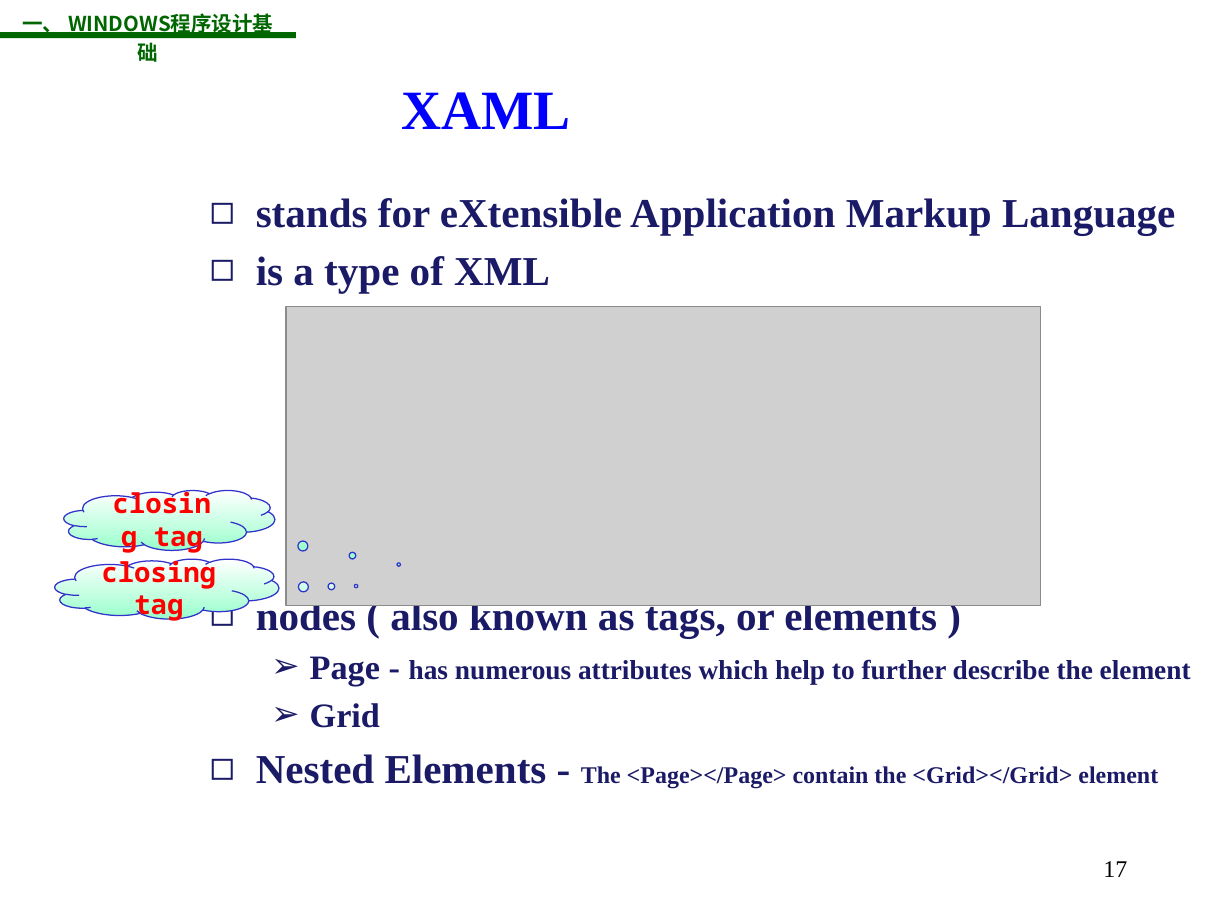
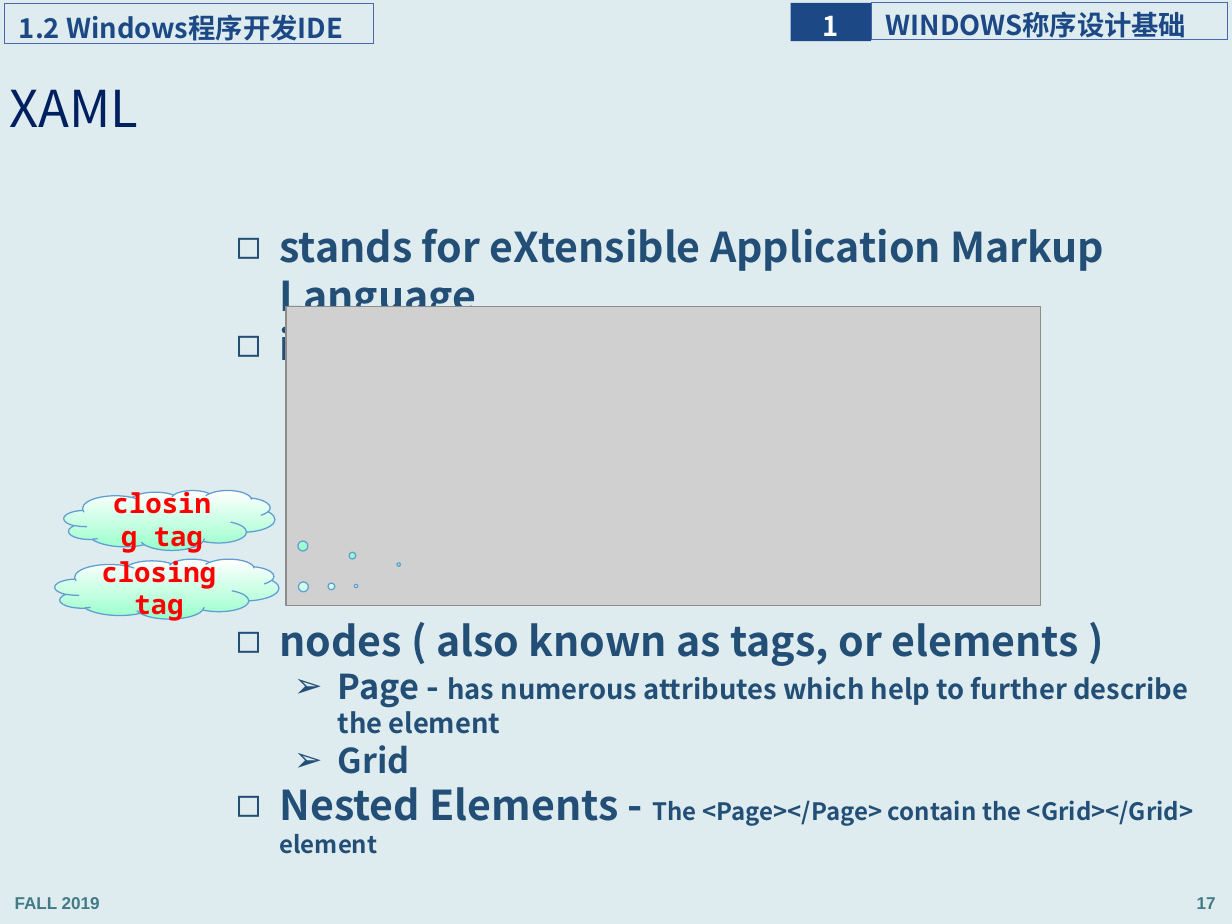
Before and after one commit to jichenghu/ppt_programmingWindows, a slide deck: slide 17 of programmingWindows_1.pptx. Drawn at 1232x924 pixels with LibreOffice and Linux fonts; fonts in the diff are those of the drawing; grey boxes stand for pictures; background and template pictures are left out. Boxes give left, top, right and bottom in pixels: in the first picture for what was removed or moved away, otherwise in the second. Text is boxed around its words. In the diff, an @@ line names an element or a change of style, - is before the commit and + after.

```diff
--- a/programmingWindows_1.pptx
+++ b/programmingWindows_1.pptx
@@ background picture (left out) to #DEECEF @@
@@ rectangle added at bbox=[5, 4, 375, 43], outline #4A66AC 0.75 pt, 16 pt, text #1C4885, bold @@
+1.2 Windows程序开发IDE
@@ text removed at bbox=[22, 21, 63, 37] @@
-一、 WINDOWS程序设计基础
@@ rectangle added at bbox=[791, 2, 871, 41], fill #1C4885, 16 pt, text #FFFFFF, bold @@
+1
@@ rectangle added at bbox=[871, 2, 1227, 39], outline #4A66AC 0.75 pt, 16 pt, text #1C4885, bold @@
+WINDOWS称序设计基础
@@ line removed from (0, 34) to (296, 34) @@
@@ title "XAML": place and size @@
-title "XAML" at bbox=[402, 92, 571, 129]
+title "XAML" at bbox=[9, 89, 138, 127]
@@ title "XAML" at bbox=[9, 89, 138, 127]: size 32.4 to 29.7 pt, font Times New Roman to Noto Sans CJK SC, text colour #0000FF to #002060, bold off; alignment centre to left; line spacing 1 to 0.9 @@
@@ text "stands for eXtensible Application Markup ...": place and size @@
-text "stands for eXtensible Application Markup ..." at bbox=[256, 198, 1191, 789]
+text "stands for eXtensible Application Markup ..." at bbox=[279, 228, 1194, 854]
@@ text "stands for eXtensible Application Markup ..." at bbox=[279, 228, 1194, 854]: font Times New Roman to Noto Sans CJK SC, text colour #191966 to #234F77; indent changed; line spacing 1 to 0.9; more space between paragraphs @@
@@ thought cloud "closing tag" at bbox=[64, 490, 275, 551]: outline #3333CC 0.75 pt to #629DD1 0.75 pt @@
@@ thought cloud "closing tag" at bbox=[55, 559, 280, 620]: outline #3333CC 0.75 pt to #629DD1 0.75 pt @@
@@ page number removed at bbox=[1103, 861, 1127, 877] @@
-17
@@ text added at bbox=[15, 897, 100, 909], 10 pt, text #417B85, bold @@
+FALL 2019
@@ page number added at bbox=[1197, 897, 1216, 909], 10 pt, text #417B85, bold @@
+17
```
Also in this commit, not shown: 53 other slides changed, 2 slides added, 1 slide removed, 3 other files.
